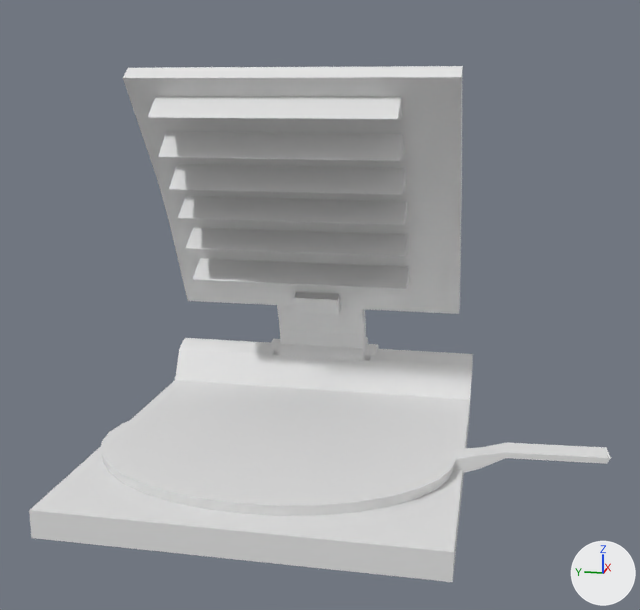
What one commit did to the Blender file cortafruta.blend.
Both versions are drawn from a camera (50 mm lens) standing at (-4.69, -1.01, 2.11) and looking at (0.01, -0.07, 0.94). Lighting does not change. The marker at lower right points along +X, +Y and +Z.

Before the edit, the objects in view are built like this:
```python
me_cube_001 = bpy.data.meshes.new('Cube.001')
me_cube_001.from_pydata(...)  # 120 vertices, 118 faces; spans x -1.0..1.45, y -1.0..1.0, z -4.21..1.0
me_cylinder = bpy.data.meshes.new('Cylinder')
me_cylinder.from_pydata(...)  # 1078 vertices, 1048 faces; spans x -17.2..1.0, y -1.4..1.3, z -3.2..3.2
me_sphere_001 = bpy.data.meshes.new('Sphere.001')
me_sphere_001.from_pydata(...)  # 89 vertices, 72 faces; spans x -1.0..0.99, y -2.45..1.38, z -0.2..0.15
ob_cube = bpy.data.objects.new('Cube', me_cube_001)
ob_cube.location = (-0.22, 0.103, 0.087)
ob_cube.scale = (0.947, 1.0, -0.0726)
ob_cylinder = bpy.data.objects.new('Cylinder', me_cylinder)
ob_cylinder.location = (1.026, 0.101, 0.35)
ob_cylinder.rotation_euler = (1.571, -55.5, 0.0)  # degrees (90, 60, 0)
ob_cylinder.scale = (0.123, 0.123, 0.286)
ob_sphere = bpy.data.objects.new('Sphere', me_sphere_001)
ob_sphere.location = (-0.302, 0.104, 0.216)
ob_sphere.scale = (0.709, 0.709, 0.485)
```
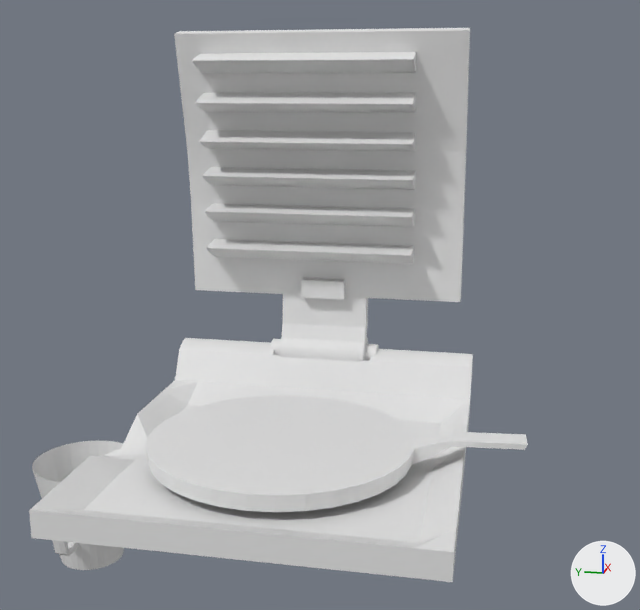
Patch to the scene script:
```diff
--- a/cortafruta.blend.py
+++ b/cortafruta.blend.py
@@ me_cube_001 @@
 # used by ob_cube; location = (-0.22, 0.103, 0.087); scale = (0.947, 1.0, -0.0726)
-me_cube_001.from_pydata(...)  # 120 vertices, 118 faces; spans x -1.0..1.45, y -1.0..1.0, z -4.21..1.0
+me_cube_001.from_pydata(...)  # 530 vertices, 528 faces; spans x -1.0..1.45, y -1.0..1.08, z -4.21..1.0
+# me_cube_001 part 1: 410 vertices added at x -1.0..1.45, y -1.0..1.08, z -4.21..1.0
@@ me_cylinder_001 @@
+me_cylinder_001.from_pydata(...)  # 272 vertices, 243 faces; spans x -0.589..0.414, y 0.329..1.157, z 0.488..1.317
@@ ob_sphere @@
 ob_sphere = bpy.data.objects.new('Sphere', me_sphere_001)
-ob_sphere.location = (-0.302, 0.104, 0.216)
-ob_sphere.scale = (0.709, 0.709, 0.485)
+ob_sphere.location = (-0.202, 0.104, 0.216)
+ob_sphere.scale = (0.709, 0.542, 0.485)
@@ ob_cylinder @@
 ob_cylinder.location = (1.026, 0.101, 0.35)
-ob_cylinder.rotation_euler = (1.571, -55.5, 0.0)  # degrees (90, 60, 0)
+ob_cylinder.rotation_euler = (1.571, -55.08, 0.0)  # degrees (90, 84, 0)
 ob_cylinder.scale = (0.123, 0.123, 0.286)
@@ ob_cylinder_001 @@
+ob_cylinder_001 = bpy.data.objects.new('Cylinder.001', me_cylinder_001)
+ob_cylinder_001.location = (-0.211, 0.737, -0.976)
+ob_cylinder_001.scale = (0.732, 0.732, 0.732)
```

Pixel boxes (x1, y1, x2, y2) of what changed, in the pictures (640 x 610 px):
'Cylinder', turned: before (123, 66, 463, 362); after (174, 28, 470, 362)
'Sphere', moved, rescaled (25% narrower): before (101, 400, 611, 516); after (145, 395, 528, 512)
'Cylinder.001', added: after (32, 440, 124, 570)
part 1 of me_cube_001, added: after (29, 338, 473, 582)
